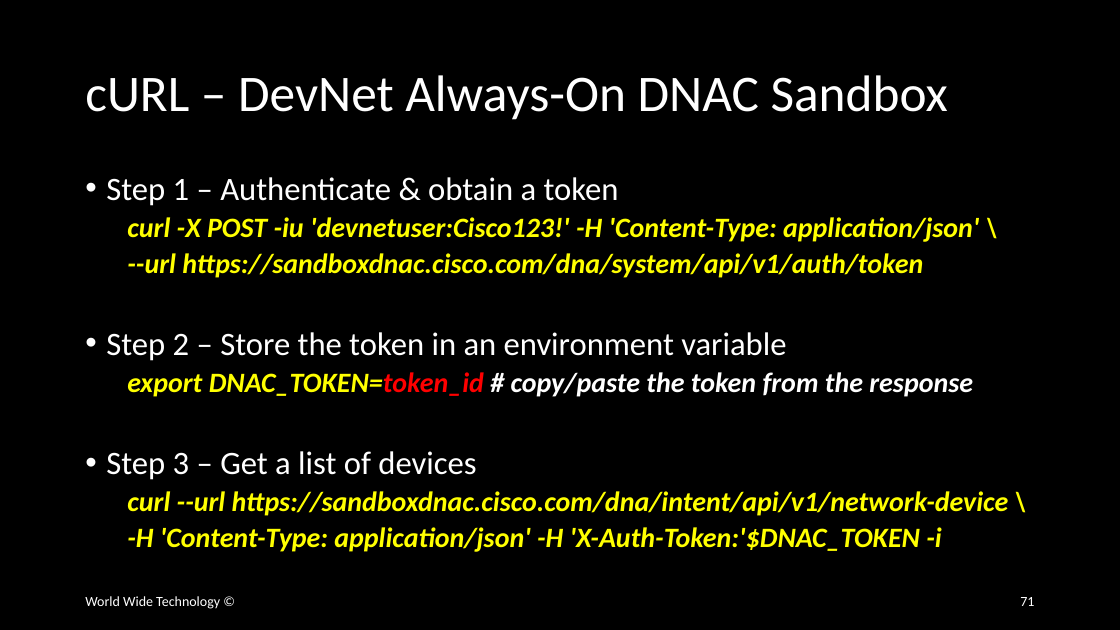
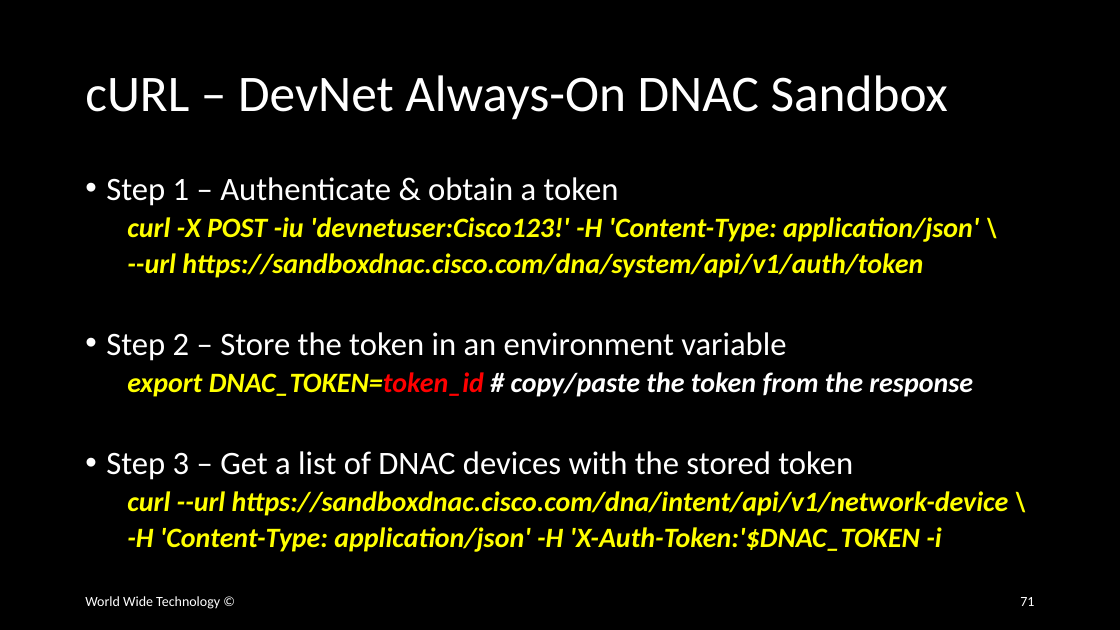
Before and after one commit to wwt/curl-requests-foundations, a slide deck: slide 71 of curl-requests-foundations.pptx. Drawn at 1120x630 pixels with LibreOffice and Linux fonts; fonts in the diff are those of the drawing. Boxes give left, top, right and bottom in pixels: in the first picture for what was removed or moved away, otherwise in the second. Text is boxed around its words. In the diff, an @@ line names an element or a change of style, - is before the commit and + after.

Commit message:
Added DNAC Python commands

```diff
--- a/curl-requests-foundations.pptx
+++ b/curl-requests-foundations.pptx
@@ text at [106,451,853,480]: text changed @@
-• Step 3 – Get a list of devices
+• Step 3 – Get a list of DNAC devices with the stored token
```
Also in this commit, not shown: 5 other slides changed.
